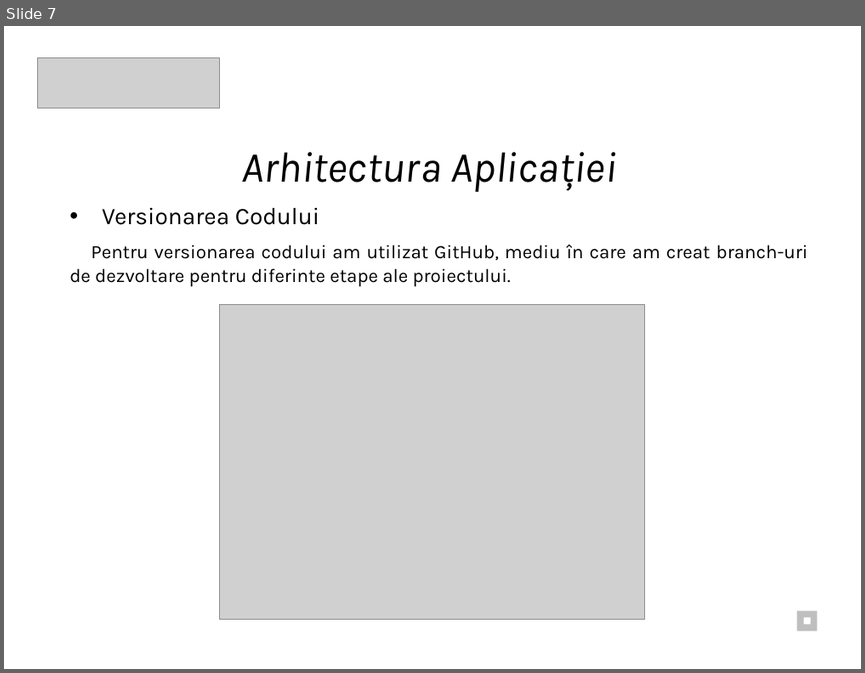
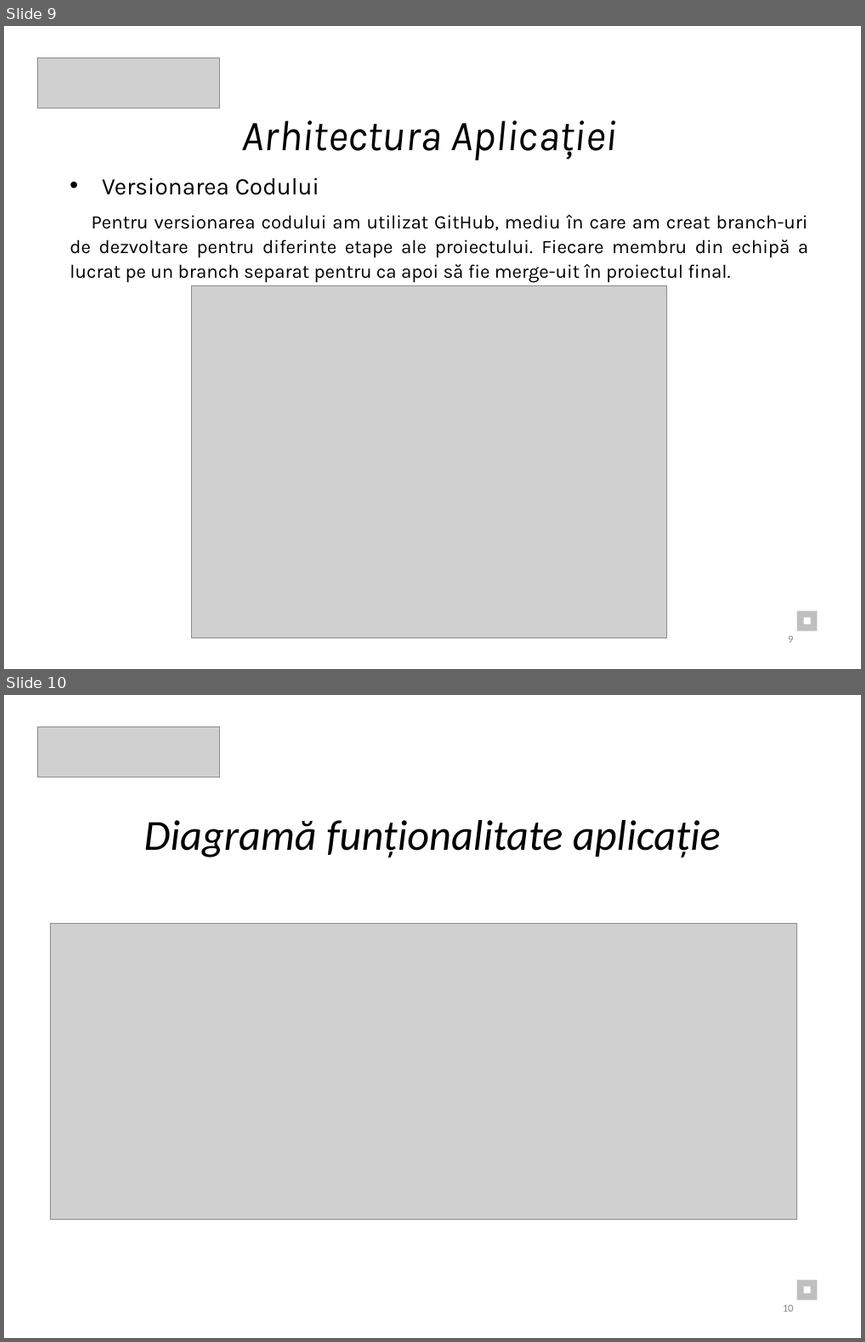
Before and after one commit to Eduard2609/TeaPython_ISW, a slide deck: Documentatie/Documentație_ PPT.pptx. Shown one above the other, each under a label of ours: slide 7 before the commit, slides 9 and 10 after it. The pictures are 865x673 and 865x1342 pixels, drawn with LibreOffice and Linux fonts; fonts in the diff are those of the drawing; grey boxes stand for pictures. Boxes give left, top, right and bottom in pixels: in the first picture for what was removed or moved away, otherwise in the second. Text is boxed around its words. In the diff, an @@ line names an element or a change of style, - is before the commit and + after.

```diff
--- a/Documentatie/Documentație_ PPT.pptx
+++ b/Documentatie/Documentație_ PPT.pptx
@@ slide 10 added at bbox=[4, 695, 861, 1338], background #FFFFFF @@
@@ picture added at bbox=[37, 726, 220, 777] @@
@@ text added at bbox=[144, 820, 721, 858], 36 pt, text #000000, italic @@
+Diagramă funționalitate aplicație
@@ picture added at bbox=[50, 923, 796, 1219] @@
@@ rectangle added at bbox=[796, 1279, 817, 1300], fill #BFBFBF @@
@@ page number added at bbox=[783, 1304, 794, 1311], 9 pt, text #8C8C8C @@
+10
@@ rectangle added at bbox=[803, 1287, 811, 1293], fill #FFFFFF @@
@@ what was slide 7 is now slide 9 @@
@@ slide 9 changed as well @@
@@ text "Arhitectura Aplicației": place and size @@
-text "Arhitectura Aplicației" at bbox=[241, 152, 617, 192]
+text "Arhitectura Aplicației" at bbox=[242, 120, 618, 160]
@@ text "Versionarea Codului": place and size @@
-text "Versionarea Codului" at bbox=[102, 207, 319, 225]
+text "Versionarea Codului" at bbox=[102, 177, 319, 195]
@@ text at bbox=[69, 214, 808, 283]: text changed @@
-Pentru versionarea codului am utilizat GitHub, mediu în care am creat branch-uri de dezvoltare pentru diferinte etape ale proiectului.
+Pentru versionarea codului am utilizat GitHub, mediu în care am creat branch-uri de dezvoltare pentru diferinte etape ale proiectului. Fiecare membru din echipă a lucrat pe un branch separat pentru ca apoi să fie merge-uit în proiectul final.
@@ picture: place and size @@
-picture at bbox=[220, 305, 645, 619]
+picture at bbox=[191, 285, 666, 638]
@@ page number added at bbox=[788, 635, 793, 642], 9 pt, text #8C8C8C @@
+9
```
Also in this commit, not shown: 9 other slides changed, 5 other slides added, 1 other file.
